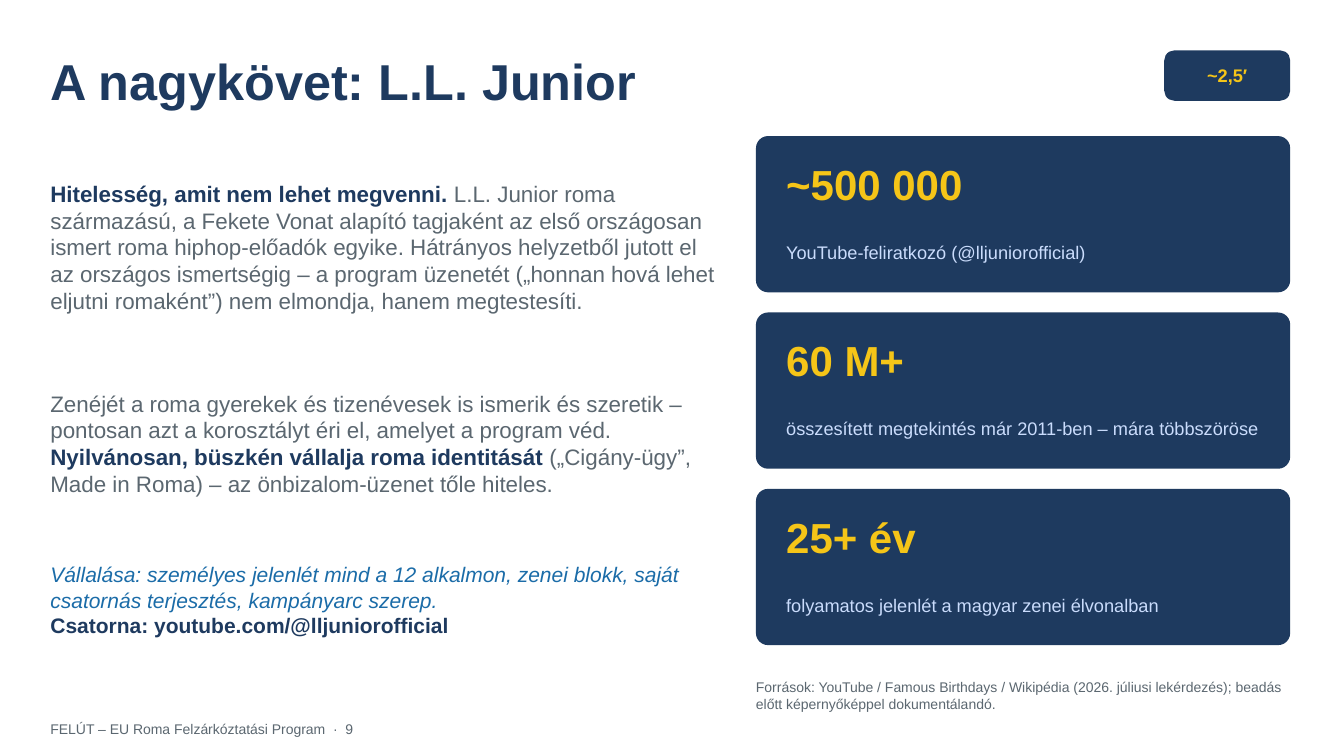
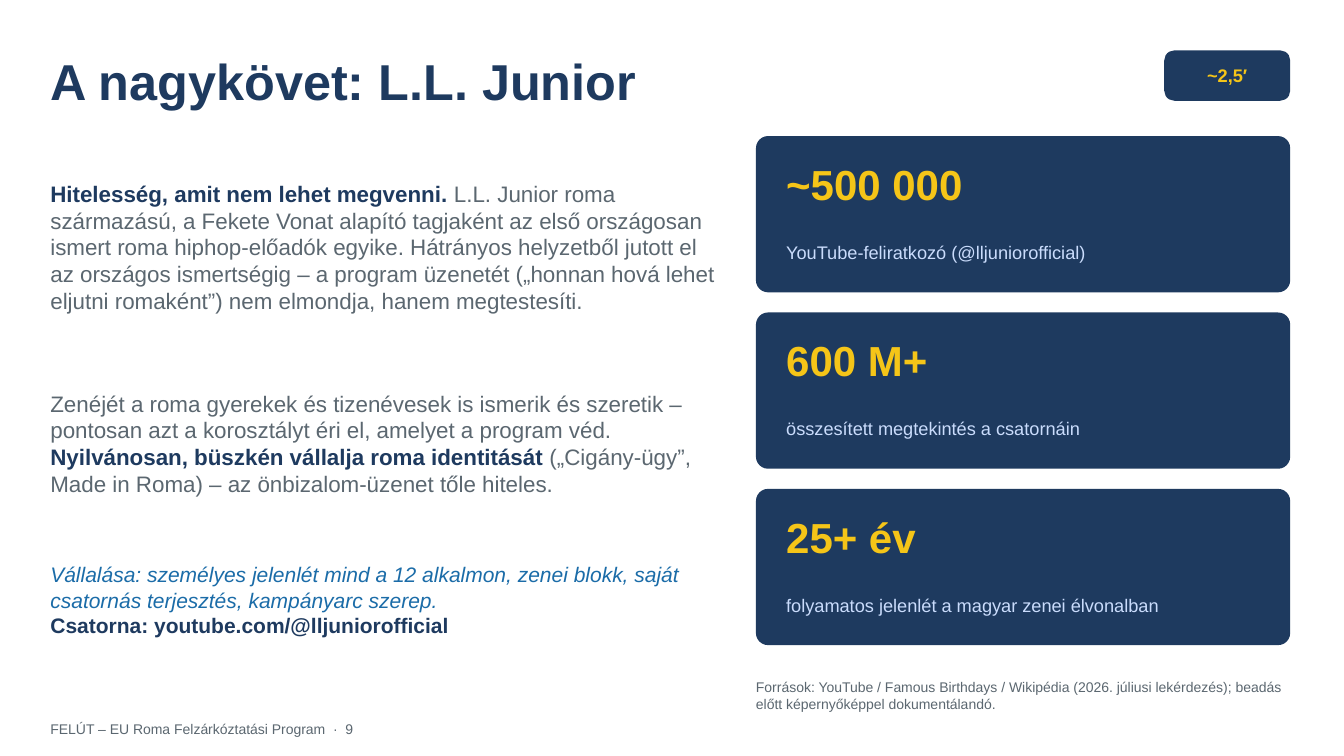
Before and after one commit to ferencszegedi-cmd/aurapro-website, a slide deck: slide 9 of eu-roma-program/prezentacio/FELUT_EU_Roma_Felzarkoztatasi_Program.pptx. Drawn at 1344x756 pixels with LibreOffice and Linux fonts; fonts in the diff are those of the drawing. Boxes give left, top, right and bottom in pixels: in the first picture for what was removed or moved away, otherwise in the second. Text is boxed around its words. In the diff, an @@ line names an element or a change of style, - is before the commit and + after.

```diff
--- a/eu-roma-program/prezentacio/FELUT_EU_Roma_Felzarkoztatasi_Program.pptx
+++ b/eu-roma-program/prezentacio/FELUT_EU_Roma_Felzarkoztatasi_Program.pptx
@@ text at [786, 346, 927, 377]: text changed @@
-60 M+
+600 M+
@@ text at [786, 421, 1080, 439]: text changed @@
-összesített megtekintés már 2011-ben – mára többszöröse
+összesített megtekintés a csatornáin
```
Also in this commit, not shown: 5 other slides changed, 1 slide removed, 5 other files.
